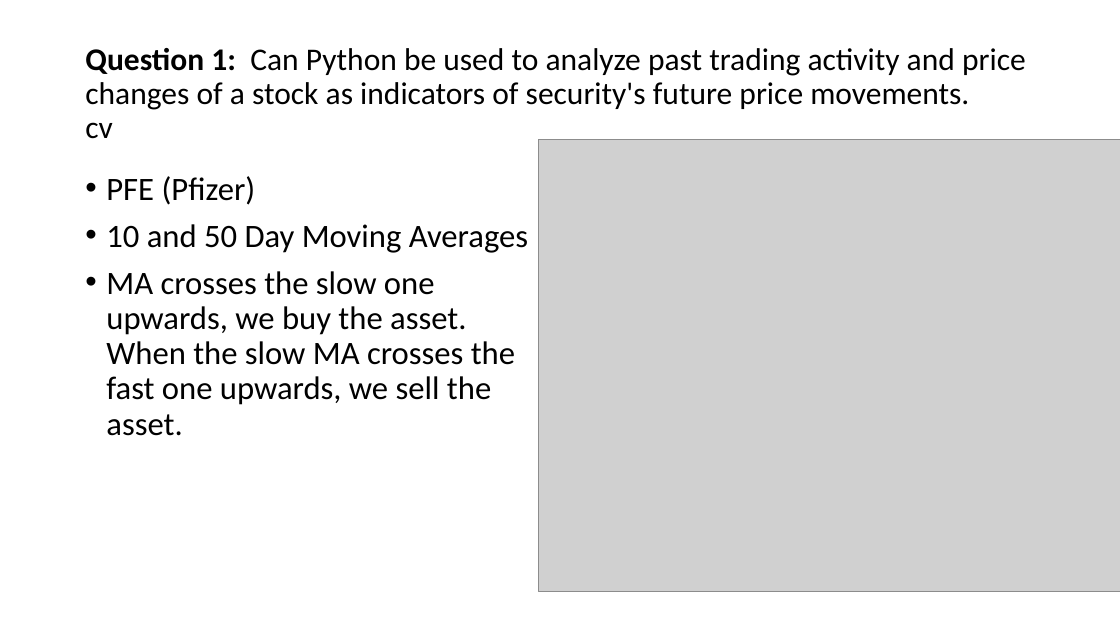
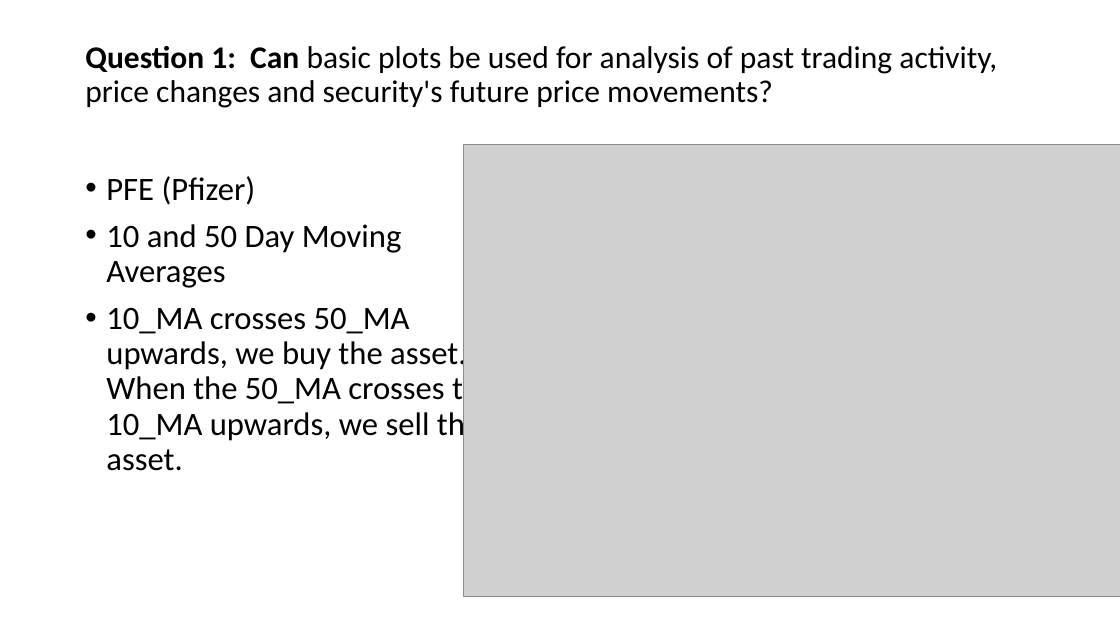
Before and after one commit to davidrtorres/Model-5-Stock-Price-Forecasting, a slide deck: slide 3 of Presentation1.pptx. Drawn at 1120x630 pixels with LibreOffice and Linux fonts; fonts in the diff are those of the drawing; grey boxes stand for pictures. Boxes give left, top, right and bottom in pixels: in the first picture for what was removed or moved away, otherwise in the second. Text is boxed around its words. In the diff, an @@ line names an element or a change of style, - is before the commit and + after.

```diff
--- a/Presentation1.pptx
+++ b/Presentation1.pptx
@@ title at (85,46,997,108): text changed @@
-Question 1: Can Python be used to analyze past trading activity and price changes of a stock as indicators of security's future price movements.
-cv
+Question 1: Can basic plots be used for analysis of past trading activity, price changes and security's future price movements?
@@ picture: place and size @@
-picture at (539,139,1120,592)
+picture at (464,144,1120,597)
@@ text at (106,307,496,471): text changed @@
-• MA crosses the slow one upwards, we buy the asset. When the slow MA crosses the fast one upwards, we sell the asset.
+• 10_MA crosses 50_MA upwards, we buy the asset. When the 50_MA crosses the 10_MA upwards, we sell the asset.
```
Also in this commit, not shown: 3 other slides changed.
